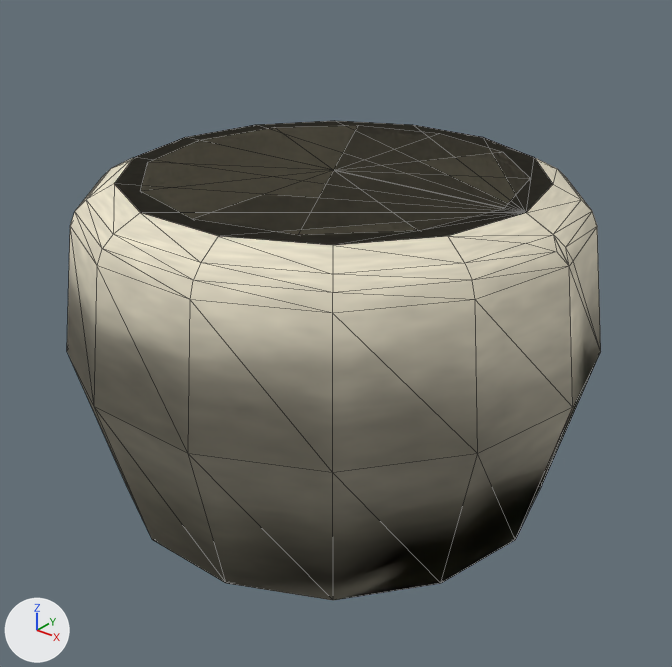
Before and after pictures for a commit that changed the glTF model assets/props/paste_pot.glb.
Camera for both pictures: a camera (50 mm lens) standing at (0.266, -0.331, 0.291) and looking at (0.014, -0.016, 0.096). Every picture has the same lights, and +X, +Y and +Z are marked at lower left. The older version comes first. Mesh edges are drawn as thin lines. Where no turn or scale is listed for an object, it has been applied to the vertices.

Objects in the first picture: 'Paste', 'Pot'.
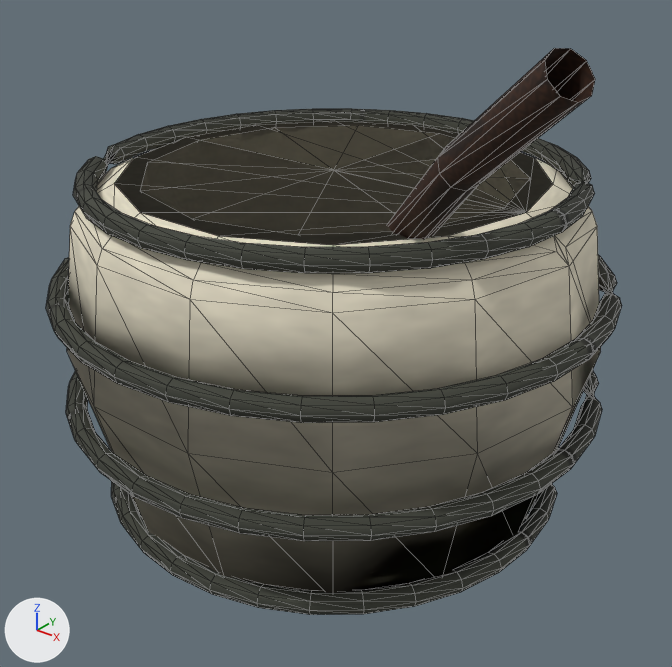
Changed parts and their boxes [x1, y1, x2, y2] in the pictures (672 x 667 px):
'Art_StoneLedge', added: after [46, 108, 622, 615]
'Art_WarmWood', added: after [387, 48, 595, 239]

The change, as a list of edits to the scene's bpy script:
```text
Add img_t_wood_dark:
    img_t_wood_dark = load_image('t_wood_dark', '_unpacked/t_wood_dark', 512, 512, 'sRGB')
Add img_t_stone:
    img_t_stone = load_image('t_stone', '_unpacked/t_stone', 512, 512, 'sRGB')
Add mat_warmwood:
    mat_warmwood = bpy.data.materials.new('WarmWood')
    # colours: beige #d1ba9e
    # uses the picture img_t_wood_dark
Add mat_stoneledge:
    mat_stoneledge = bpy.data.materials.new('StoneLedge')
    # colours: light grey #c0bcaa
    # uses the picture img_t_stone
Add me_art_warmwood:
    me_art_warmwood.from_pydata(...)  # 27 vertices, 36 faces; spans x 0.0577..0.1579, y -0.093..-0.0304, z 0.1535..0.2494
    me_art_warmwood.materials.append(mat_warmwood)
Add me_art_stoneledge:
    me_art_stoneledge.from_pydata(...)  # 1064 vertices, 2048 faces; spans x -0.136..0.136, y -0.136..0.136, z 0.006..0.174
    me_art_stoneledge.materials.append(mat_stoneledge)
Add ob_art_warmwood:
    ob_art_warmwood = bpy.data.objects.new('Art_WarmWood', me_art_warmwood)
    ob_art_warmwood.location = (0.0, 0.0, 0.0)
Add ob_art_stoneledge:
    ob_art_stoneledge = bpy.data.objects.new('Art_StoneLedge', me_art_stoneledge)
    ob_art_stoneledge.location = (0.0, 0.0, 0.0)
```
